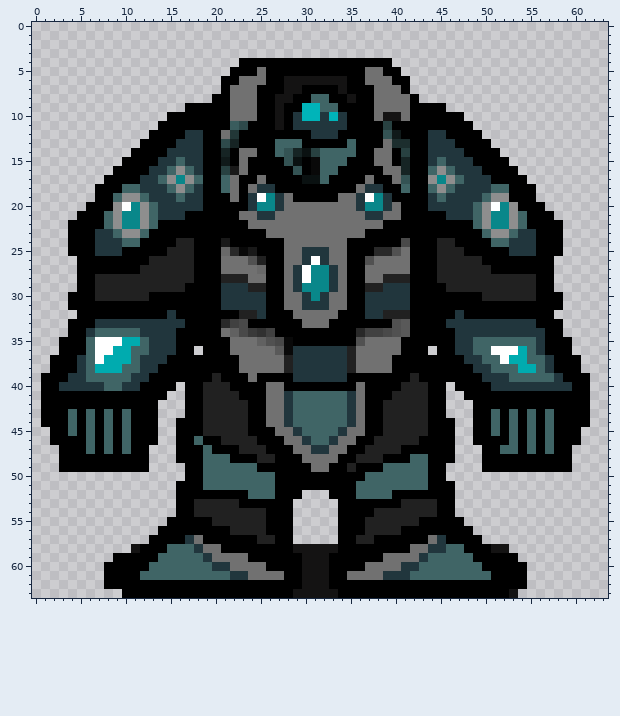
Pixel-art sprite: app/assets/images/robo64.png. Above: the version before the commit.
The file is 64x64 pixels. Colours within 5 levels of each other are drawn and written as one.
Once edited:
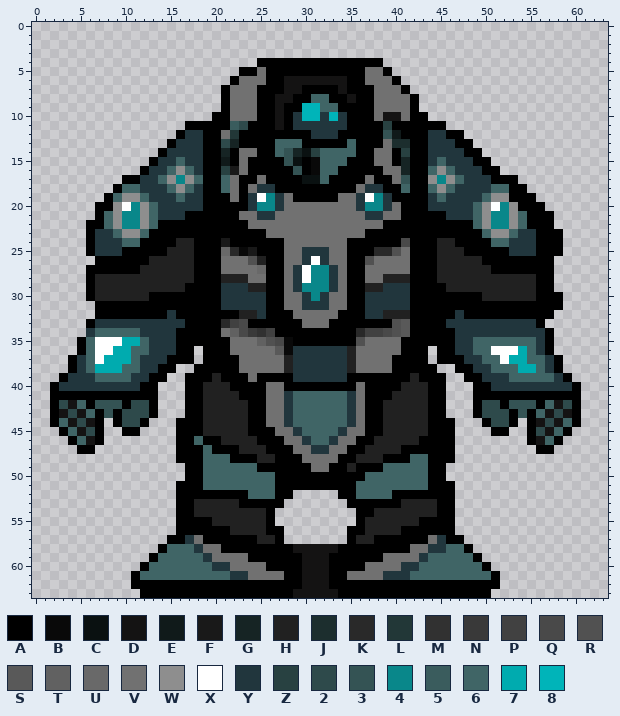
Palette (. is transparent): A #000000  B #090909  C #0a1111  D #141313  E #101a1a  F #191919  G #162424  H #212121  J #1c2e2e  K #292929  L #223737  M #313131  N #393939  P #414141  Q #494949  R #515151  S #595959  T #616161  U #696969  V #717171  W #8e8e8e  X #ffffff  Y #21363d  Z #284141  2 #2e4a4b  3 #345354  4 #09878a  5 #3a5c5d  6 #406566  7 #00abaf  8 #00b4b9
What changed:
Changed rows in their new state; - is an unchanged pixel.
first column x 1:
 4 ----------------------..--------------.----------------------
 5 ---------------------.-----------------.---------------------
 6 --------------------.-------------------.--------------------
 8 -------------------.-----------------------------------------
 9 ----------------....----------------------...----------------
10 --------------.....------------------------....--------------
11 -------------...-----------------------------...-------------
12 ------------...--------------------------------..------------
13 -----------...----------------------------------..-----------
14 ----------...------------------------------------..----------
15 ---------...--------------------------------------..---------
16 --------...----------------------------------------..--------
17 -------..--------------------------------------------.-------
18 ------..----------------------------------------------.------
19 ------.------------------------------------------------------
20 -----.-------------------------------------------------------
21 ----..-------------------------------------------------------
22 ---..----------------------------------------------------.---
23 ---..--------------------------------------------------------
24 ---..--------------------------------------------------------
25 ---..--------------------------------------------------------
26 ----..-------------------------------------------------------
27 ----.--------------------------------------------------------
28 ----.--------------------------------------------------------
29 ----.--------------------------------------------------------
30 ---..--------------------------------------------------------
31 ---...-------------------------------------------------------
32 ----..-------------------------------------------------------
33 ---..---------------------------------------------------..---
34 ---..----------------------------------------------------.---
35 --..-----------------------------------------------------..--
36 --..-----------------------------------------------------..--
37 -..--------------.-------------------------.--------------..-
38 -..------------..---------------------------..------------..-
39 ..---Y--------..-----------------------------..------------..
40 .------YY----..-------------------------------..------------.
41 .------------.---------------------------------.------------.
42 .-2D6-333-22-------------------------------------22-333-6D2-.
43 .-D2D--3-222-------------------------------------222A3A6D2D-.
44 .-6D2D-.-22-.-----------------------------------.-22A.AD2D6-.
45 -.--D2-..A-..-----------------------------------..A-..A2D6-.-
46 -..-6D-......-----------------------------------......AD--..-
47 --..-A......-------------------------------------......-A..--
48 --..........-------------------------------------..........--
49 --..........-------------------------------------..........--
52 ----------------------------.---.----------------------------
53 ---------------------------.-----.---------------------------
54 --------------------------..-----..--------------------------
55 --------------.-----------..-----..-----------.--------------
56 -------------..------------.-----.------------..-------------
57 ------------..-------------.-----.-------------..------------
58 ----------...-----------------------------------....---------
59 --------....-------------------------------------....--------
60 -------....---------------------------------------....-------
61 -------...-----------------------------------------...-------
62 -------...-----------------------------------------...-------
63 ---------..---------------------------------------...--------
Pixel boxes of the changes (left, top, right, bottom) in both pictures:
changed: (41, 58, 257, 472)
erased: (383, 58, 563, 229)
changed: (428, 319, 590, 472)
erased: (275, 490, 302, 544)
erased: (329, 490, 356, 544)
erased: (104, 517, 176, 598)
erased: (455, 517, 527, 598)
